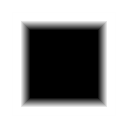
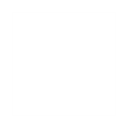
Layer changes from the first (128, 128) image to the second:
added layer "Layer 2" above "Layer 1" over [21,21,107,107]
painted on "Layer 1" over [21,21,107,107]
